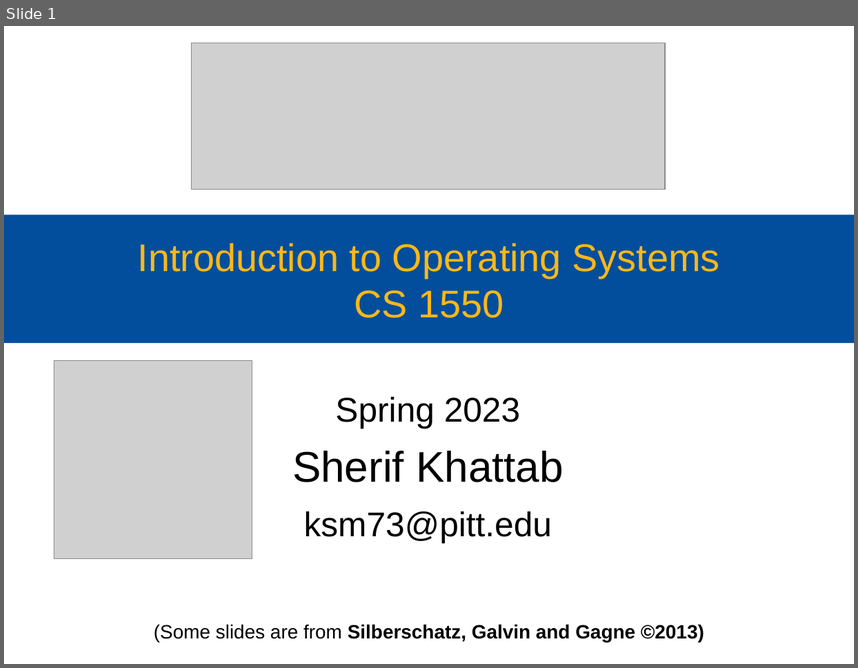
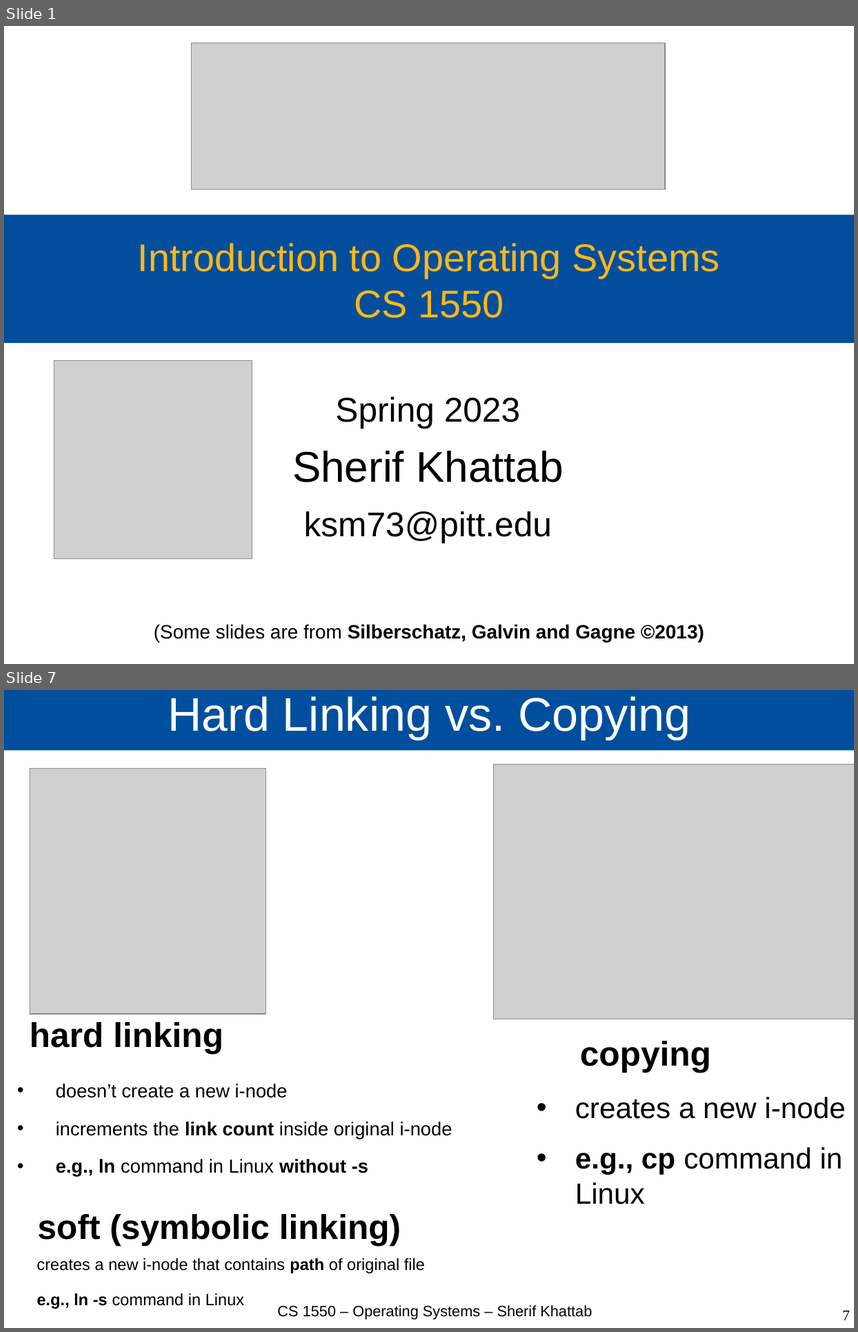
Before and after one commit to cs1550-2244/cs1550-code-handouts, a slide deck: DraftSlides/Lecture25.pptx. Shown one above the other, each under a label of ours: slide 1 before the commit, slides 1 and 7 after it; the slides between them are not shown. The pictures are 858x668 and 858x1332 pixels, drawn with LibreOffice and Linux fonts; fonts in the diff are those of the drawing; grey boxes stand for pictures. Boxes give left, top, right and bottom in pixels: in the first picture for what was removed or moved away, otherwise in the second. Text is boxed around its words. In the diff, an @@ line names an element or a change of style, - is before the commit and + after.

```diff
--- a/DraftSlides/Lecture25.pptx
+++ b/DraftSlides/Lecture25.pptx
@@ slide 7 added at box(4, 690, 854, 1328), background #FFFFFF @@
@@ title added at box(4, 690, 854, 751), fill #004F9E, 44 pt, text #FFFFFF @@
+Hard Linking vs. Copying
@@ picture added at box(30, 769, 266, 1014) @@
@@ picture added at box(494, 764, 854, 1018) @@
@@ text added at box(30, 1022, 223, 1053), 32 pt, text #000000, bold @@
+hard linking
@@ text added at box(580, 1041, 711, 1072), 32 pt, text #000000, bold @@
+copying
@@ text added at box(56, 1083, 452, 1176), 17.6 pt, text #000000 @@
+• doesn’t create a new i-node
+• increments the link count inside original i-node
+• e.g., ln command in Linux without -s
@@ text added at box(575, 1096, 845, 1204), 27.2 pt, text #000000 @@
+• creates a new i-node
+• e.g., cp command in Linux
@@ text added at box(38, 1214, 401, 1245), 32 pt, text #000000, bold @@
+soft (symbolic linking)
@@ text added at box(37, 1258, 425, 1308), 15.2 pt, text #000000 @@
+• creates a new i-node that contains path of original file
+• e.g., ln -s command in Linux
@@ text added at box(277, 1305, 592, 1319), 14 pt, text #000000 @@
+CS 1550 – Operating Systems – Sherif Khattab
@@ page number added at box(842, 1310, 850, 1320), 14 pt, text #000000 @@
+7
```
Also in this commit, not shown: 11 slides changed, 23 other slides added, 3 other files.
